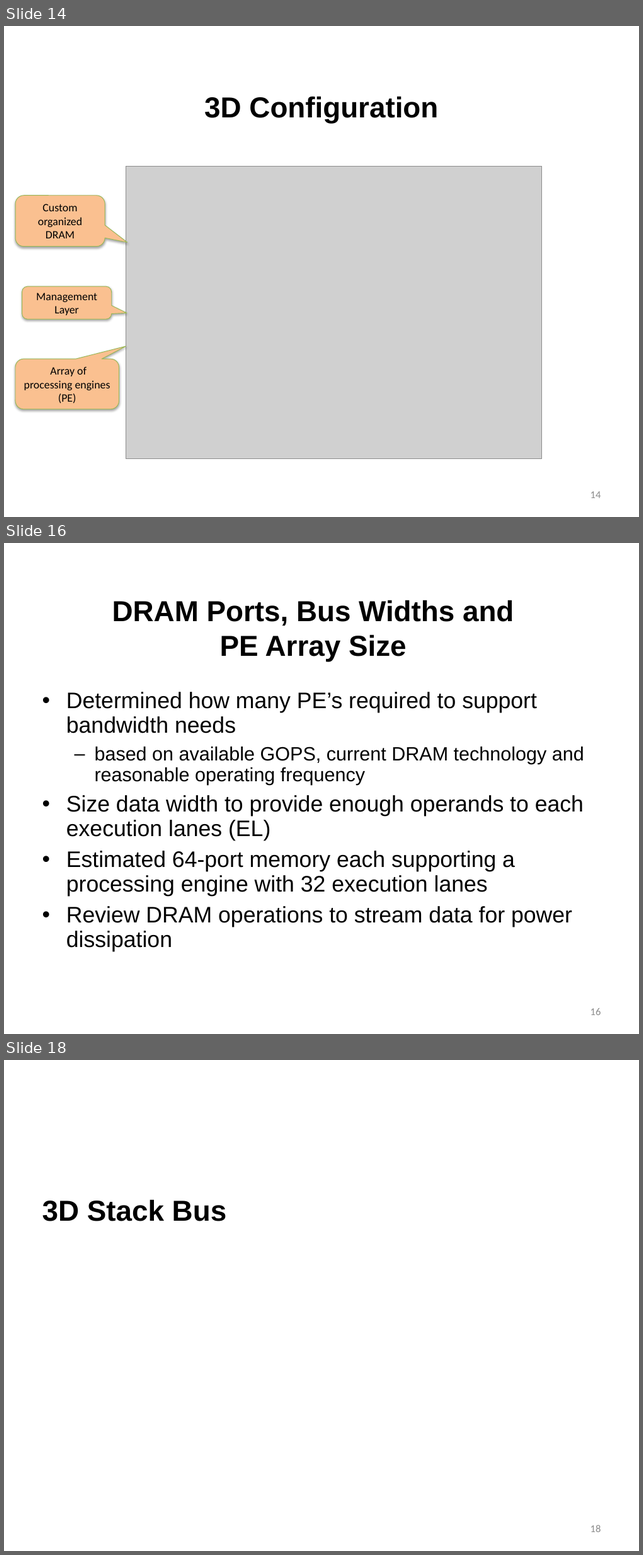
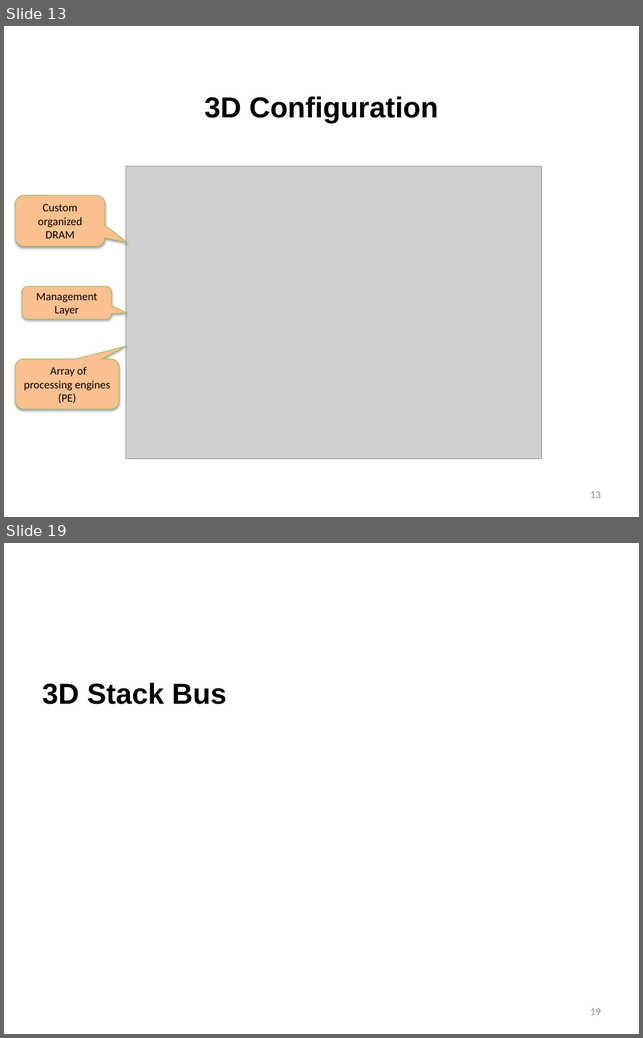
Before and after one commit to lbbaker5900/ece-cortical-MainResearch, a slide deck: 3DSystem/DOC/Status.pptx. Shown one above the other, each under a label of ours: slides 14, 16 and 18 before the commit, slides 13 and 19 after it; the slides between them are not shown. The pictures are 643x1555 and 643x1038 pixels, drawn with LibreOffice and Linux fonts; fonts in the diff are those of the drawing; grey boxes stand for pictures; background and template pictures are left out. Boxes give left, top, right and bottom in pixels: in the first picture for what was removed or moved away, otherwise in the second. Text is boxed around its words. In the diff, an @@ line names an element or a change of style, - is before the commit and + after.

```diff
--- a/3DSystem/DOC/Status.pptx
+++ b/3DSystem/DOC/Status.pptx
@@ slide 16 removed at [4,543,639,1034], background #FFFFFF @@
@@ title removed at [112,600,514,661] @@
-DRAM Ports, Bus Widths and PE Array Size
@@ text removed at [66,692,584,951] @@
-• Determined how many PE’s required to support bandwidth needs
-  – based on available GOPS, current DRAM technology and reasonable operating frequency
-• Size data width to provide enough operands to each execution lanes (EL)
-• Estimated 64-port memory each supporting a processing engine with 32 execution lanes
-• Review DRAM operations to stream data for power dissipation
@@ page number removed at [591,1008,601,1015] @@
-16
@@ what was slide 14 is now slide 13 @@
@@ page number at [591,491,601,498]: text changed @@
-14
+13
@@ what was slide 18 is now slide 19 @@
@@ page number at [591,1008,601,1015]: text changed @@
-18
+19
```
Also in this commit, not shown: 7 slides changed, 2 slides added, 4 other slides removed, 5 other files.
